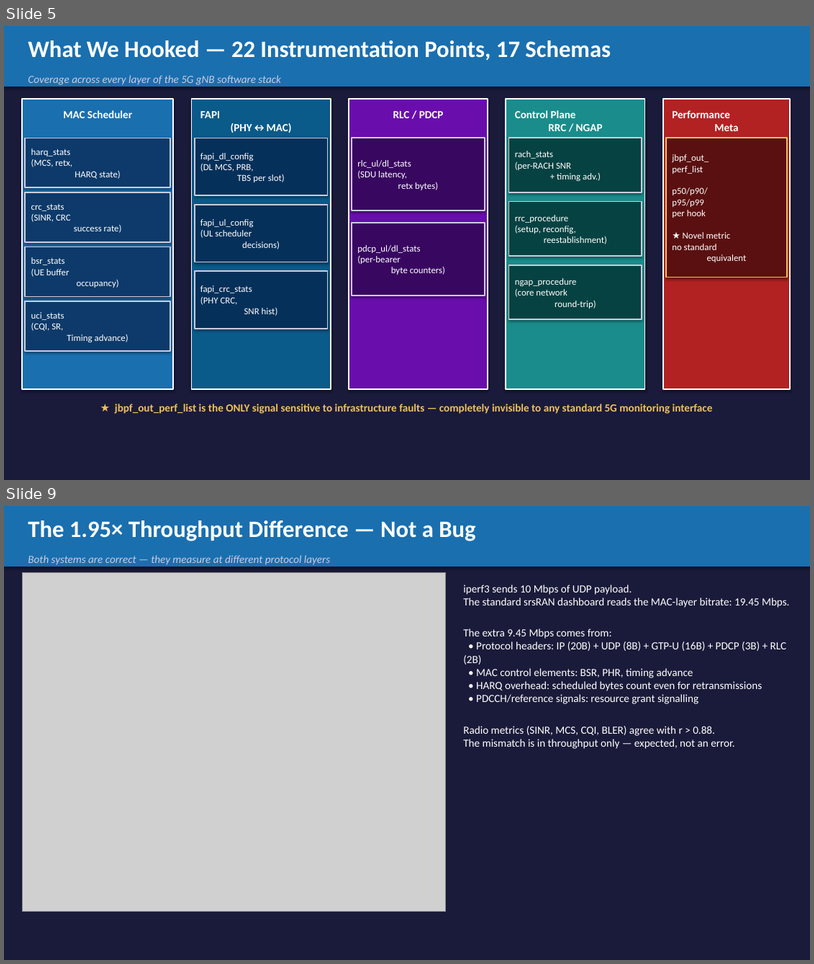
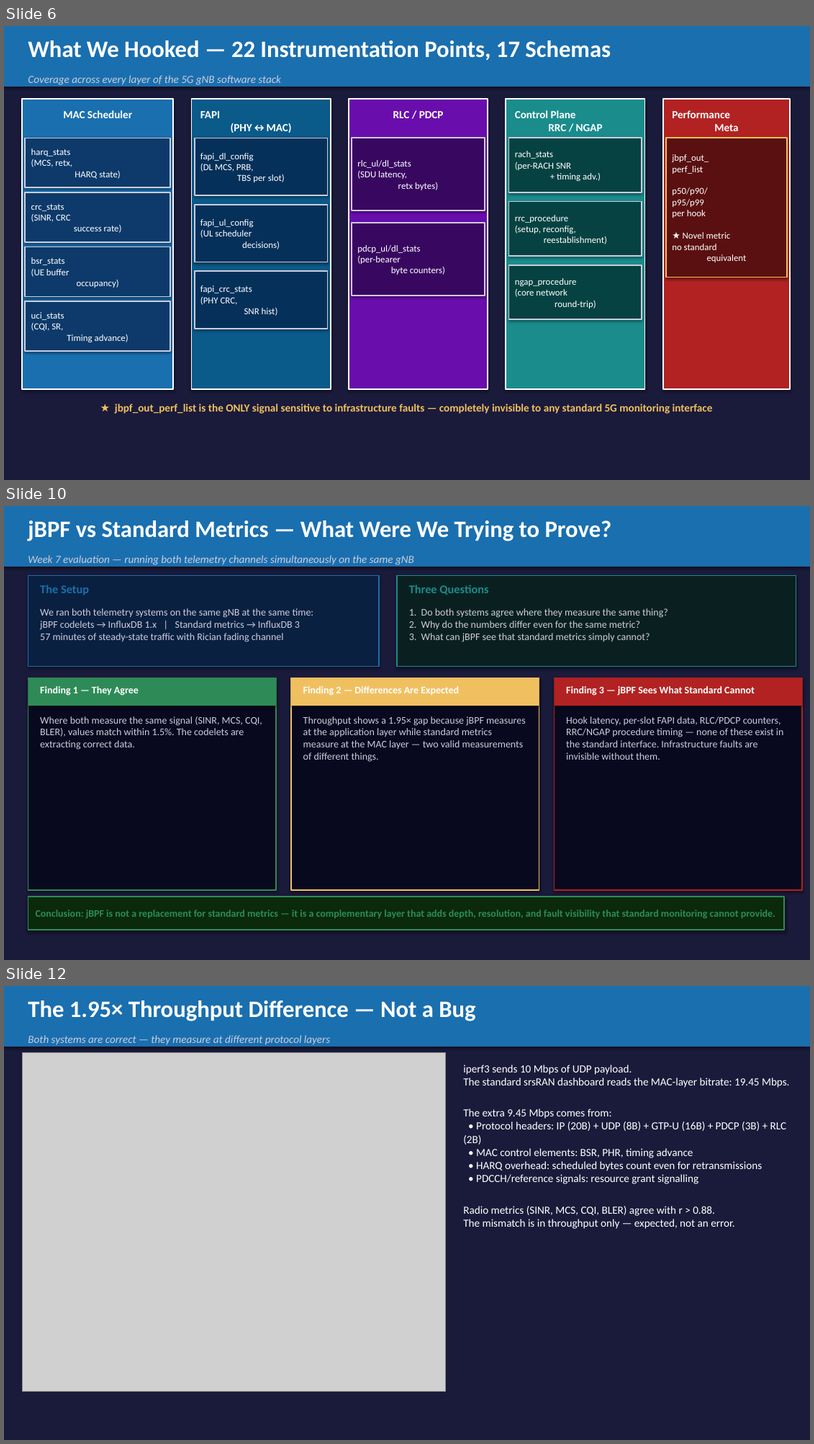
Before and after one commit to MaximBitiu1/srsran-telemetry-pipeline, a slide deck: docs/MIDTERM_PRESENTATION.pptx. Shown one above the other, each under a label of ours: slides 5 and 9 before the commit, slides 6, 10 and 12 after it; the slides between them are not shown. The pictures are 814x964 and 814x1444 pixels, drawn with LibreOffice and Linux fonts; fonts in the diff are those of the drawing; grey boxes stand for pictures. Boxes give left, top, right and bottom in pixels: in the first picture for what was removed or moved away, otherwise in the second. Text is boxed around its words. In the diff, an @@ line names an element or a change of style, - is before the commit and + after.

Commit message:
Add midterm presentation charts, figures, and slide decks
New figures:
- screenshot_grafana1/2.png — live Grafana dashboard screenshots
- screenshot_grc.png        — GNU Radio Companion broker screenshot
- final_system_arch.jpeg    — updated system architecture diagram

Updated figures:
- fig_jbpf_vs_standard.png  — jBPF vs standard metrics comparison
- fig_system_architecture.png
- fig_telemetry_flow.png

Slide decks:
- MidtermPresentation_final.pptx    — final 17-slide midterm deck
- dataset_labels_features_slide.pptx
- jbpf_vs_standard_slides.pptx
- MIDTERM_PRESENTATION.pptx / .html — auto-generated from scripts

Generation scripts:
- generate_diagrams.py
- generate_pptx.py
- generate_presentation.py
- generate_dataset_slide.py
- generate_jbpf_vs_standard_slides.py

```diff
--- a/docs/MIDTERM_PRESENTATION.pptx
+++ b/docs/MIDTERM_PRESENTATION.pptx
@@ slide 10 added at (4, 506, 810, 960), background #1A1A3A @@
@@ rectangle added at (4, 506, 810, 566), fill #1A6FAF @@
@@ text added at (28, 520, 612, 541), 28 pt, text #FFFFFF, bold @@
+jBPF vs Standard Metrics — What Were We Trying to Prove?
@@ text added at (28, 555, 414, 565), 13 pt, text #CCCCDD, italic @@
+Week 7 evaluation — running both telemetry channels simultaneously on the same gNB
@@ rectangle added at (28, 576, 379, 667), fill #0A2040, outline #1A6FAF 1.5 pt @@
@@ text added at (40, 584, 89, 595), 14 pt, text #1A6FAF, bold @@
+The Setup
@@ rectangle added at (397, 576, 797, 667), fill #0A2020, outline #1A8C8C 1.5 pt @@
@@ text added at (409, 584, 489, 595), 14 pt, text #1A8C8C, bold @@
+Three Questions
@@ text added at (40, 608, 314, 642), 12 pt, text #CCCCDD @@
+We ran both telemetry systems on the same gNB at the same time:
+jBPF codelets → InfluxDB 1.x | Standard metrics → InfluxDB 3
+57 minutes of steady-state traffic with Rician fading channel
@@ text added at (409, 608, 669, 642), 12 pt, text #CCCCDD @@
+1. Do both systems agree where they measure the same thing?
+2. Why do the numbers differ even for the same metric?
+3. What can jBPF see that standard metrics simply cannot?
@@ rectangle added at (28, 678, 276, 890), fill #08081E, outline #2E8B57 1.5 pt @@
@@ rectangle added at (28, 678, 276, 705), fill #2E8B57 @@
@@ rectangle added at (291, 678, 540, 890), fill #08081E, outline #F0C060 1.5 pt @@
@@ rectangle added at (291, 678, 540, 705), fill #F0C060 @@
@@ rectangle added at (555, 678, 802, 890), fill #08081E, outline #B22222 1.5 pt @@
@@ rectangle added at (555, 678, 802, 705), fill #B22222 @@
@@ text added at (40, 686, 139, 695), 12 pt, text #FFFFFF, bold @@
+Finding 1 — They Agree
@@ text added at (304, 686, 459, 695), 12 pt, text #FFFFFF, bold @@
+Finding 2 — Differences Are Expected
@@ text added at (566, 686, 755, 695), 12 pt, text #FFFFFF, bold @@
+Finding 3 — jBPF Sees What Standard Cannot
@@ text added at (40, 716, 262, 749), 12 pt, text #CCCCDD @@
+Where both measure the same signal (SINR, MCS, CQI, BLER), values match within 1.5%. The codelets are extracting correct data.
@@ text added at (304, 716, 526, 762), 12 pt, text #CCCCDD @@
+Throughput shows a 1.95× gap because jBPF measures at the application layer while standard metrics measure at the MAC layer — two valid measurements of different things.
@@ text added at (566, 716, 784, 759), 12 pt, text #CCCCDD @@
+Hook latency, per-slot FAPI data, RLC/PDCP counters, RRC/NGAP procedure timing — none of these exist in the standard interface. Infrastructure faults are invisible without them.
@@ rectangle added at (28, 896, 784, 929), fill #0A2A0A, outline #2E8B57 1.5 pt, 12 pt, text #2E8B57, bold @@
+Conclusion: jBPF is not a replacement for standard metrics — it is a complementary layer that adds depth, resolution, and fault visibility that standard monitoring cannot provide.
@@ what was slide 5 is now slide 6 @@
@@ what was slide 9 is now slide 12 @@
```
Also in this commit, not shown: 2 slides changed, 6 other slides added, 4 slides removed, 16 other files.
